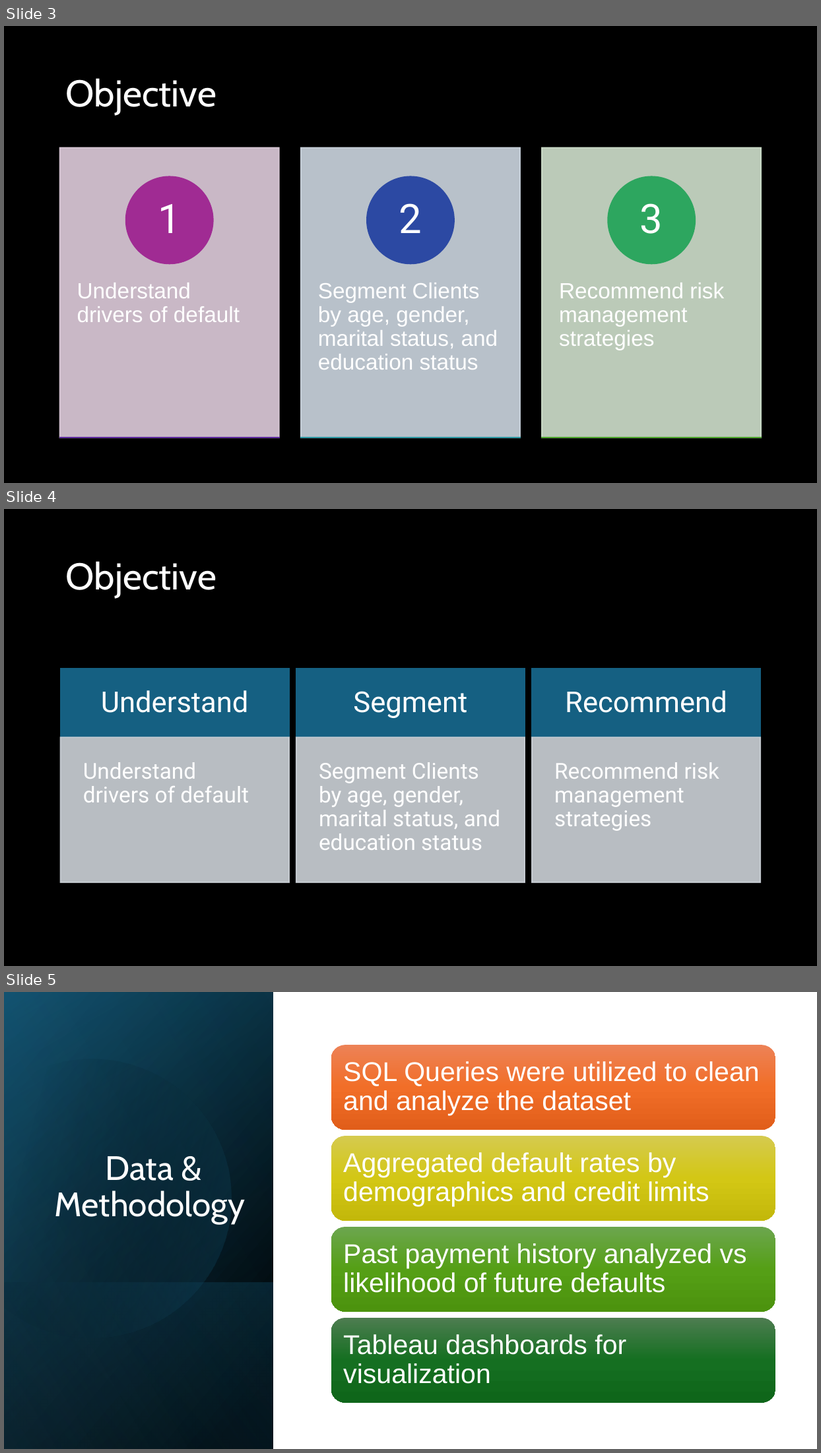
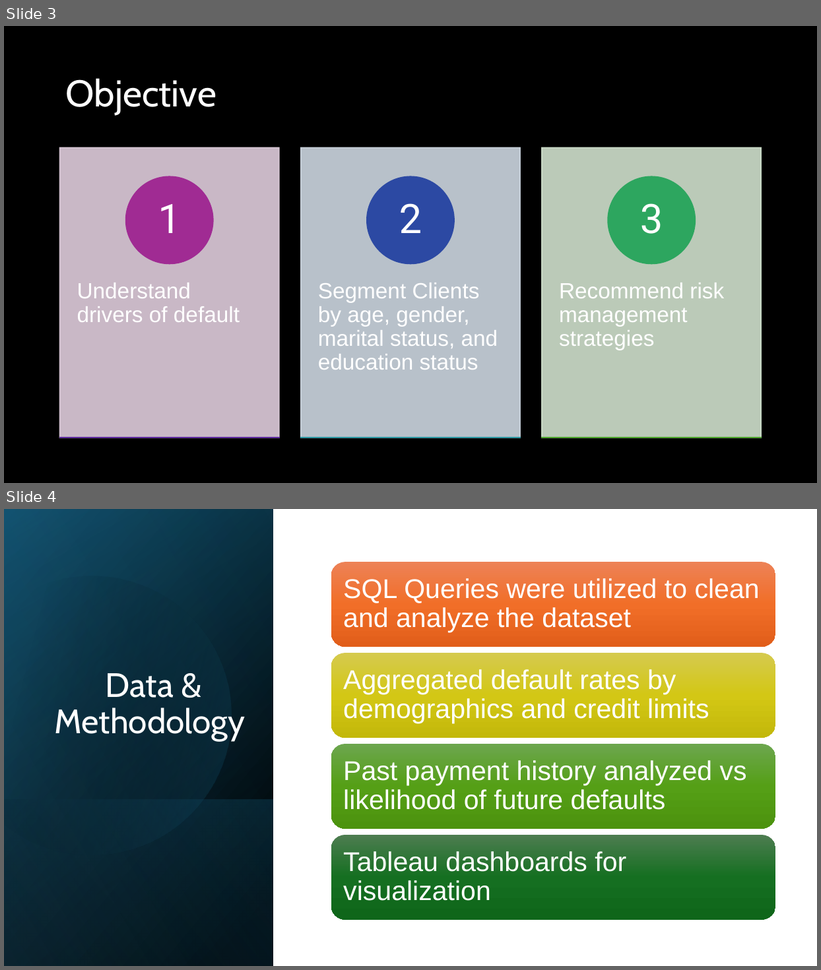
Before and after one commit to demi-ii/Credit-Card-Default, a slide deck: Powerpoint/Credit Card Project.pptx. Shown one above the other, each under a label of ours: slides 3, 4 and 5 before the commit, slides 3 and 4 after it. The pictures are 821x1453 and 821x970 pixels, drawn with LibreOffice and Linux fonts; fonts in the diff are those of the drawing; background and template pictures are left out. Boxes give left, top, right and bottom in pixels: in the first picture for what was removed or moved away, otherwise in the second. Text is boxed around its words. In the diff, an @@ line names an element or a change of style, - is before the commit and + after.

```diff
--- a/Powerpoint/Credit Card Project.pptx
+++ b/Powerpoint/Credit Card Project.pptx
@@ slide 4 removed at box(4, 509, 817, 966), background picture (left out) @@
@@ title removed at box(66, 561, 217, 598) @@
-Objective
@@ group removed at box(61, 669, 761, 883): 6 rectangles, 6 texts @@
-Understand
-Understand drivers of default
-Segment
-Segment Clients by age, gender, marital status, and education status
-Recommend
-Recommend risk management strategies
@@ what was slide 5 is now slide 4 @@
```
Also in this commit, not shown: 2 slides changed, 1 slide added.
